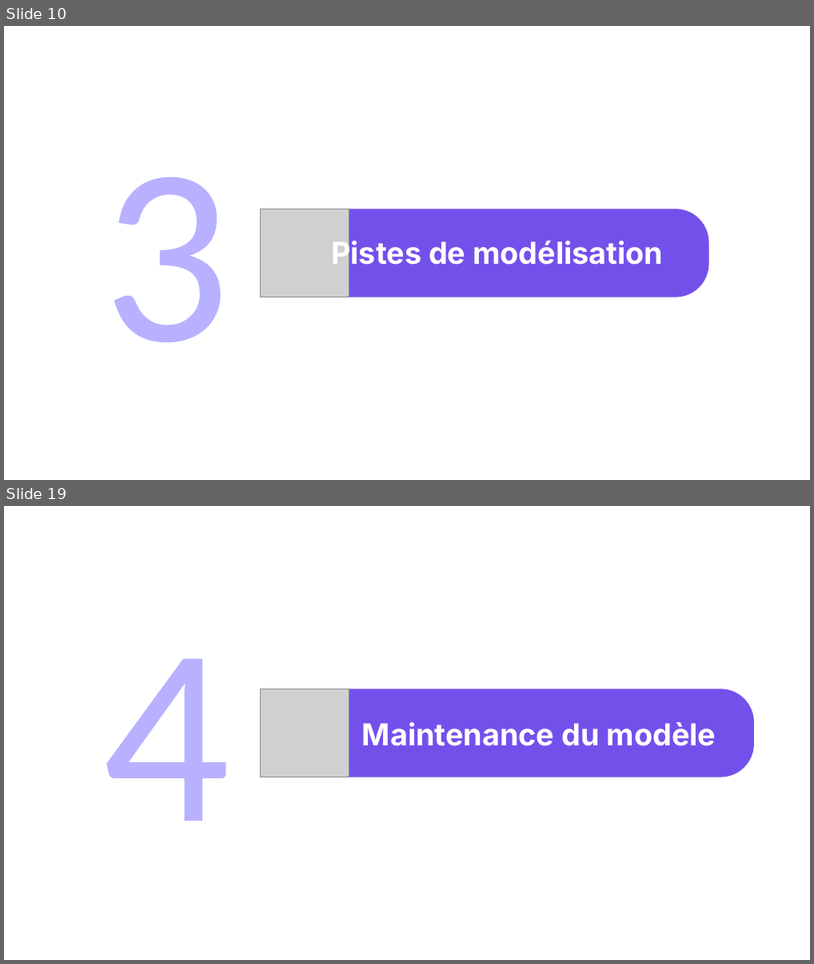
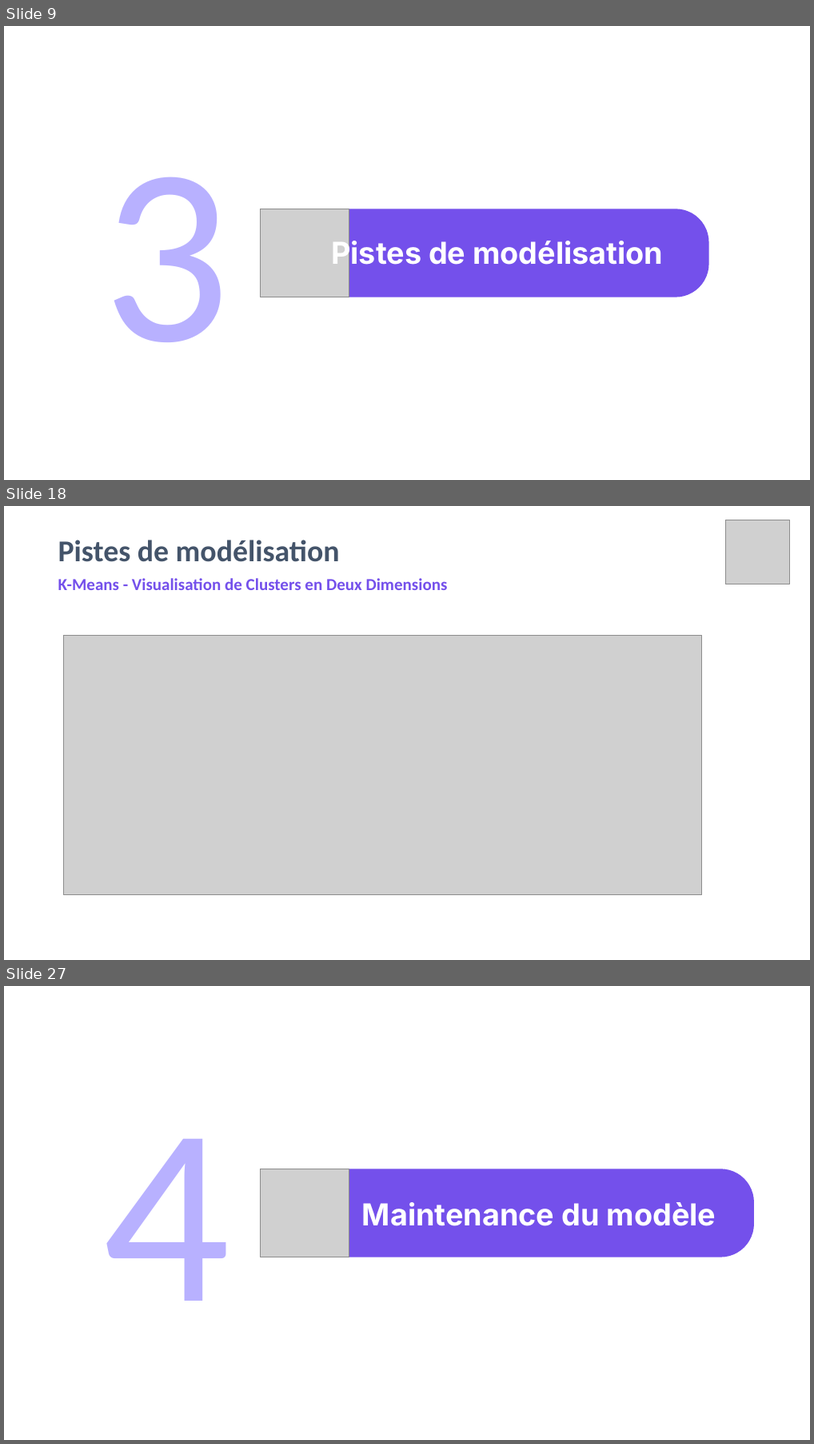
Before and after one commit to amaye15/OpenClassroom--Machine-Learning-Engineer, a slide deck: P4/P4.pptx. Shown one above the other, each under a label of ours: slides 10 and 19 before the commit, slides 9, 18 and 27 after it; the slides between them are not shown. The pictures are 814x964 and 814x1444 pixels, drawn with LibreOffice and Linux fonts; fonts in the diff are those of the drawing; grey boxes stand for pictures. Boxes give left, top, right and bottom in pixels: in the first picture for what was removed or moved away, otherwise in the second. Text is boxed around its words. In the diff, an @@ line names an element or a change of style, - is before the commit and + after.

```diff
--- a/P4/P4.pptx
+++ b/P4/P4.pptx
@@ slide 18 added at (4,506,810,960), background #FFFFFF @@
@@ picture added at (726,520,790,584) @@
@@ title added at (58,540,340,562), 36 pt, text #44546A, bold @@
+Pistes de modélisation
@@ text added at (58,578,448,590), 20 pt, text #7450EB, bold @@
+K-Means - Visualisation de Clusters en Deux Dimensions
@@ picture added at (63,636,702,895) @@
@@ what was slide 10 is now slide 9 @@
@@ what was slide 19 is now slide 27 @@
```
Also in this commit, not shown: 10 slides changed, 14 other slides added, 15 slides removed, 6 other files.
